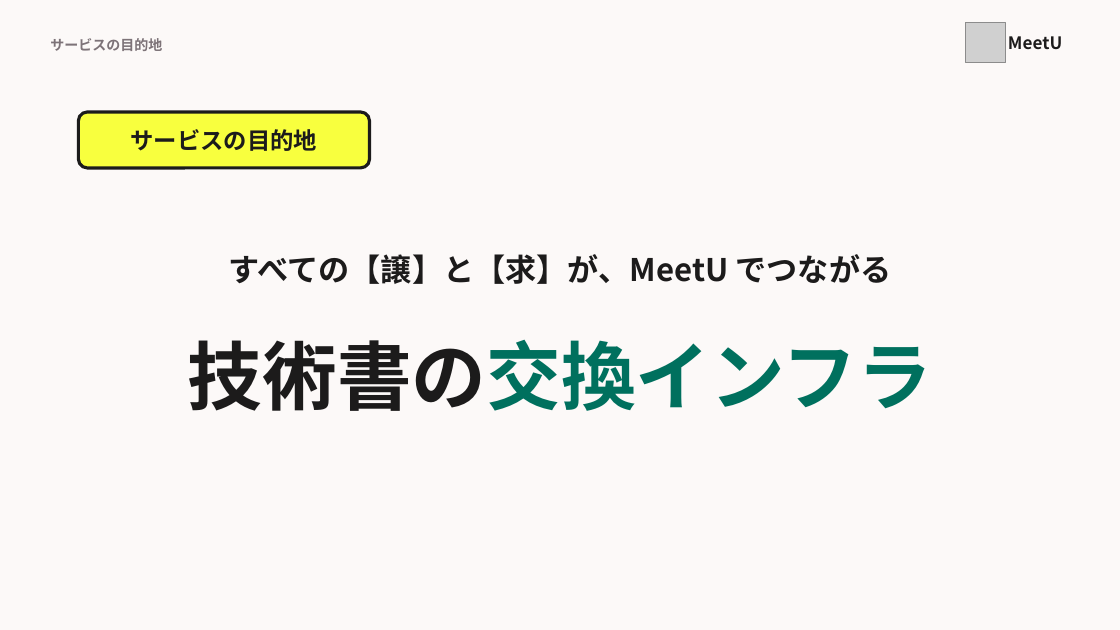
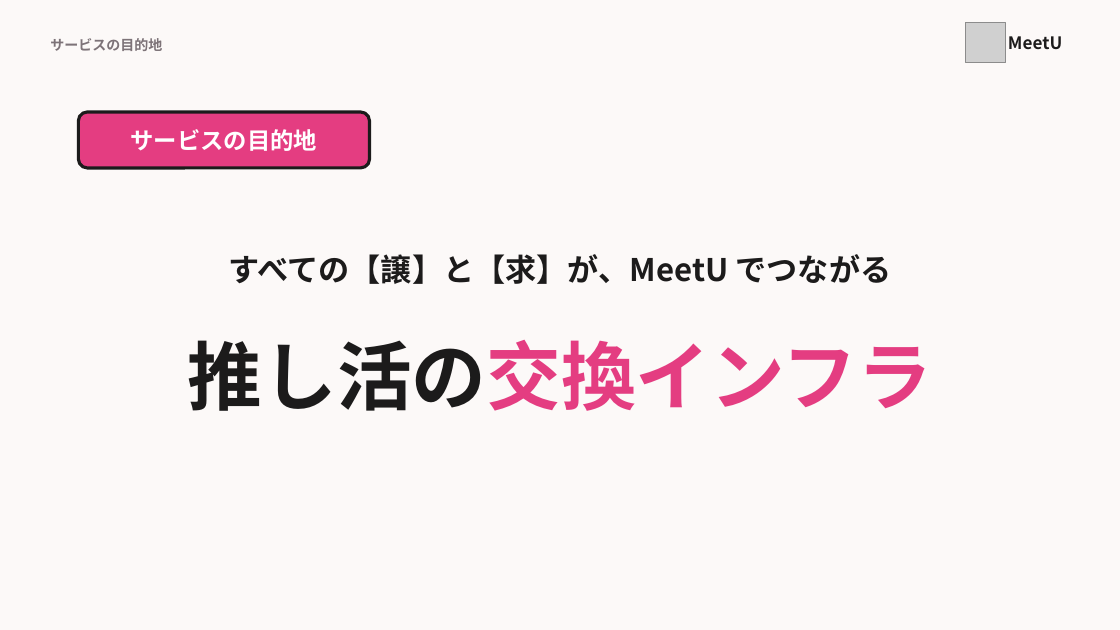
Before and after one commit to MurakamiHonami/MeetU, a slide deck: slide 20 of slide/MeetU_pitch.pptx. Drawn at 1120x630 pixels with LibreOffice and Linux fonts; fonts in the diff are those of the drawing; grey boxes stand for pictures. Boxes give left, top, right and bottom in pixels: in the first picture for what was removed or moved away, otherwise in the second. Text is boxed around its words. In the diff, an @@ line names an element or a change of style, - is before the commit and + after.

```diff
--- a/slide/MeetU_pitch.pptx
+++ b/slide/MeetU_pitch.pptx
@@ text "サービスの目的地" at [131,129,318,151]: text colour #1C1B1B to #FFFFFF @@
@@ rounded rectangle at [78,112,370,168]: fill #F8FF3E to #E43D81 @@
@@ text at [188,340,932,411]: text changed; text colour #00705E to #E43D81 @@
-技術書の交換インフラ
+推し活の交換インフラ
```
Also in this commit, not shown: 21 other slides changed, 12 other files.
